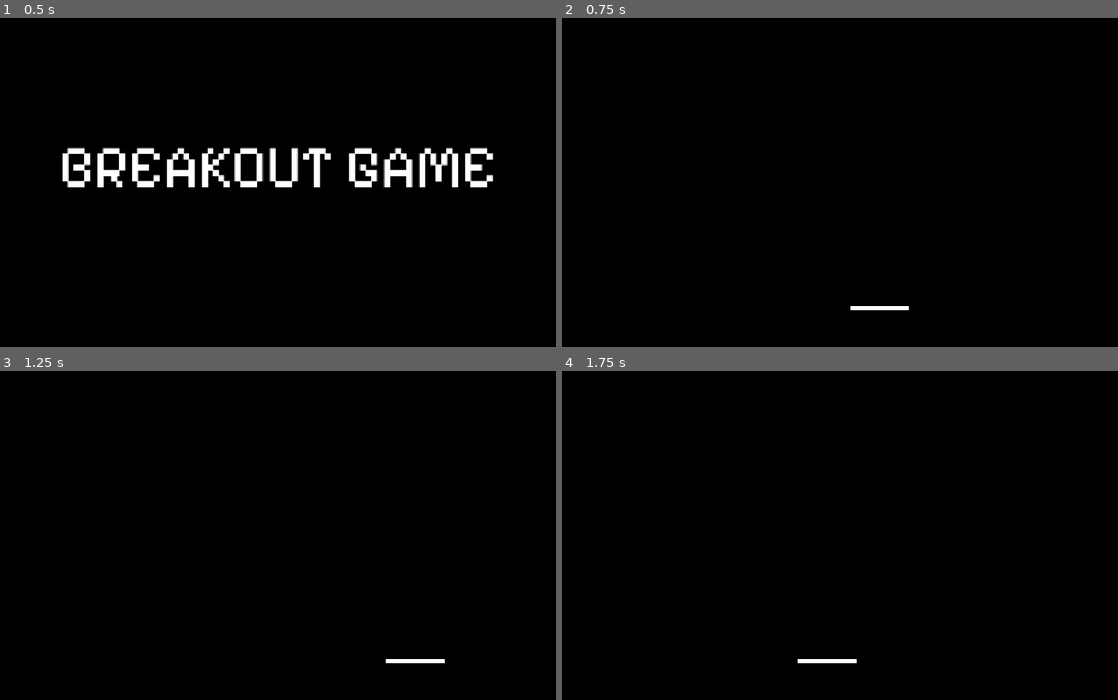
Above: before the commit, frames 1-4 (two rows, left to right).
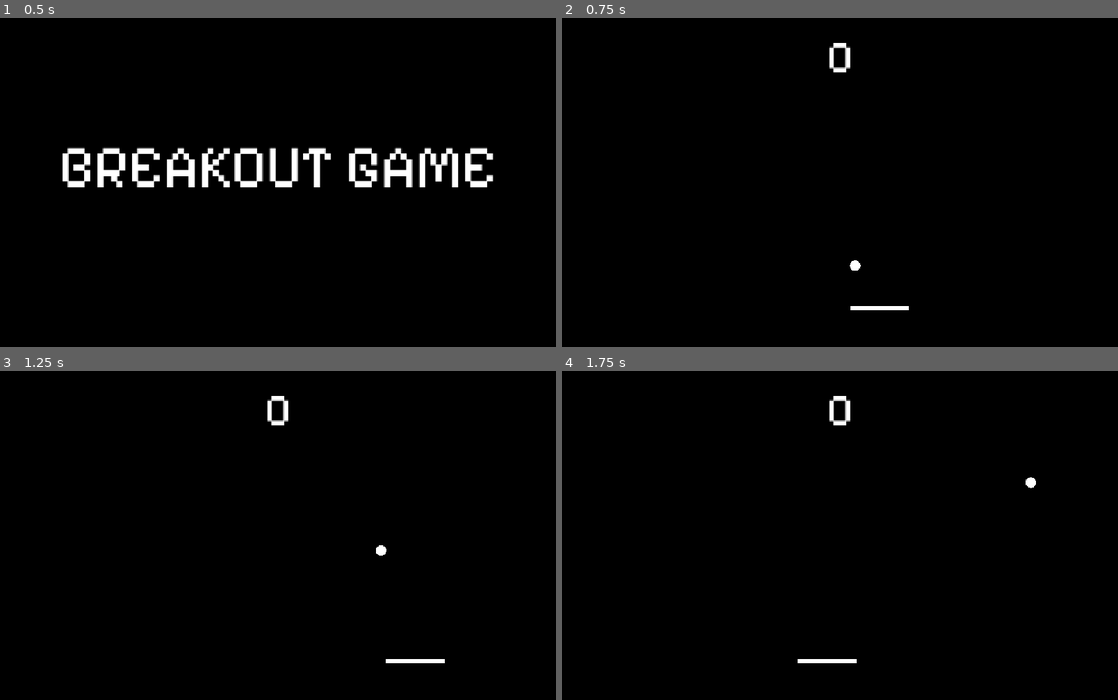
Above: after the commit, the same moments.

Repository: memothelemo/erupt
Game: Godot game, scene res://scenes/Master.tscn
The game is run twice, just before and just after one commit, with the same random seed, the same clock (stepped at 60 frames per second) and the same inputs.
Inputs:
- Up to frame 1 (0.5 s): no input
- Up to frame 2 (0.75 s): hold Right (move_right) from 0.53 s (still down); tap Space (start_game) at 0.6 s
- Up to frame 3 (1.25 s): keep holding Right (move_right)
- Up to frame 4 (1.75 s): release Right (move_right) at 1.28 s; hold A (move_left) from 1.28 s (still down); tap Space (start_game) at 1.35 s

Frame 1 is identical in both runs. In frame 2, 0.3% of the frame differs, in the area x 48-54%, y 7-77%; in frame 3, 0.3%; in frame 4, 0.3%, in the area x 48-86%, y 7-36%.

Commit message:
feat(breakout): interactive ball

Diff:
--- /dev/null
+++ b/assets/ui/hud/score.tres
@@ -0,0 +1,7 @@
+[gd_resource type="LabelSettings" format=3 uid="uid://cryv4x7cfl0jk"]
+
+[ext_resource type="FontFile" uid="uid://bmdrcdu5t7rw0" path="res://assets/fonts/PixelifySans.ttf" id="1_f36n0"]
+
+[resource]
+font = ExtResource("1_f36n0")
+font_size = 81
--- a/scenes/breakout/Breakout.tscn
+++ b/scenes/breakout/Breakout.tscn
@@ -2,11 +2,18 @@
 
 [ext_resource type="Script" uid="uid://bbk6p3h4qlrpp" path="res://scenes/breakout/SceneBreakout.gd" id="1_mjnfu"]
 [ext_resource type="PackedScene" uid="uid://cxrs7v41x5lap" path="res://src/entities/paddle/Paddle.tscn" id="1_o6xyp"]
+[ext_resource type="PackedScene" uid="uid://bjsv447sec7i5" path="res://src/entities/screen_boundaries/ScreenBoundaries.tscn" id="2_x4q2m"]
 [ext_resource type="Script" uid="uid://bg6ufkjoaohlh" path="res://src/entities/paddle/Paddle.gd" id="3_baxow"]
 [ext_resource type="AudioStream" uid="uid://b3chuyfrgcmwh" path="res://assets/sfx/begin.ogg" id="4_ad7re"]
+[ext_resource type="LabelSettings" uid="uid://cryv4x7cfl0jk" path="res://assets/ui/hud/score.tres" id="5_d7qte"]
+[ext_resource type="Script" uid="uid://cxucoxvv6xd07" path="res://scenes/breakout/ui/ScoreLabel.gd" id="6_4frm5"]
+[ext_resource type="PackedScene" uid="uid://j70o88gwt55c" path="res://src/entities/ball/Ball.tscn" id="7_4tb2v"]
+[ext_resource type="Script" uid="uid://bt2ma630ijyw3" path="res://src/entities/ball/Ball.gd" id="8_t8san"]
 
 [node name="Breakout" type="Node2D" unique_id=1488633031]
 script = ExtResource("1_mjnfu")
+
+[node name="ScreenBoundaries" parent="." unique_id=46620688 instance=ExtResource("2_x4q2m")]
 
 [node name="BackgroundLayer" type="CanvasLayer" parent="." unique_id=1810180855]
 layer = -1
@@ -26,3 +33,21 @@
 
 [node name="Begin" type="AudioStreamPlayer2D" parent="." unique_id=524100258]
 stream = ExtResource("4_ad7re")
+
+[node name="HUD" type="CanvasLayer" parent="." unique_id=211335036]
+
+[node name="CenterContainer" type="CenterContainer" parent="HUD" unique_id=942866726]
+offset_top = 17.0
+offset_right = 1000.0
+offset_bottom = 140.0
+
+[node name="ScoreLabel" type="Label" parent="HUD/CenterContainer" unique_id=1534850183]
+layout_mode = 2
+text = "1000"
+label_settings = ExtResource("5_d7qte")
+script = ExtResource("6_4frm5")
+
+[node name="Ball" parent="." unique_id=293522078 instance=ExtResource("7_4tb2v")]
+position = Vector2(501, 474)
+freeze = true
+script = ExtResource("8_t8san")
--- a/scenes/breakout/SceneBreakout.gd
+++ b/scenes/breakout/SceneBreakout.gd
@@ -1,8 +1,14 @@
 class_name SceneBreakout
 extends StatefulScene
 
+@onready var ball: Ball = $Ball
+@onready var begin_sfx: AudioStreamPlayer2D = $Begin
 @onready var paddle: Paddle = $Paddle
-@onready var begin_sfx: AudioStreamPlayer2D = $Begin
+@onready var score: int = 0
+
+## Calls every time when a player gains points to their score.
+@warning_ignore("unused_signal")
+signal score_changed(new_score: int)
 
 func _on_state_entered() -> void:
 	begin_sfx.play()
@@ -19,6 +25,11 @@
 		screen_width - half_width
 	)
 
+func _start_moving_ball() -> void:
+	if not self.ball.is_moving(): self.ball.start()
+
 func _physics_process(delta: float) -> void:
 	var direction = Input.get_axis("move_left", "move_right")
-	if direction != 0: self._move_paddle(direction * self.paddle.speed * delta)
+	if direction != 0:
+		self._start_moving_ball()
+		self._move_paddle(direction * self.paddle.speed * delta)
--- /dev/null
+++ b/scenes/breakout/ui/ScoreLabel.gd
@@ -0,0 +1,10 @@
+extends Label
+
+@onready var scene: SceneBreakout = $"../../../"
+
+func _ready() -> void:
+	scene.score_changed.connect(_update_score_text.bind(self))
+	_update_score_text(scene.score)
+
+func _update_score_text(new_score: int):
+	self.text = str(new_score)
--- /dev/null
+++ b/src/entities/ball/Ball.gd
@@ -0,0 +1,78 @@
+class_name Ball
+extends RigidBody2D
+
+## Minimum initial angle to shoot, it must not go beyond 90 degrees (π/2).
+@export var min_initial_angle = 35
+
+## Current ball shooting angle in radians
+@export var angle = deg_to_rad(self.min_initial_angle)
+
+## Ball movement speed in pixels per second.
+@export var speed = 400.0
+
+var rng = RandomNumberGenerator.new()
+
+## Initial position for the ball
+var initial_position = self.position
+
+## Whether the ball has been launched.
+var _moving = false
+
+## Launch state applied when the physics body wakes from being frozen.
+var _launch_pending = false
+var _launch_transform: Transform2D
+
+func _ready() -> void:
+	assert(
+		self.min_initial_angle > 0 and self.min_initial_angle <= 90,
+		"minimum initial shoot angle must be greater than 0 and at most 90 degrees (π/2)"
+	)
+
+	# Disable the ball gravity
+	self.gravity_scale = 0.0
+
+	# Keep the ball from slowing down due to the project's default damping.
+	self.linear_damp_mode = RigidBody2D.DAMP_MODE_REPLACE
+	self.linear_damp = 0.0
+
+func is_moving() -> bool: return self._moving
+
+## Start the ball to continously move on a randomized shoot angle.
+func start() -> void:
+	self.angle = self._get_random_shoot_angle()
+	self._launch_transform = self.global_transform
+	self._launch_pending = true
+	self._moving = true
+	self.freeze = false
+	self.sleeping = false
+
+	# Negative Y shoots upward; the angle can point left or right.
+	self.linear_velocity = Vector2(cos(self.angle), -sin(self.angle)) * self.speed
+	print("Ball: set initial velocity (angle = %f, velocity=%s)" % [rad_to_deg(self.angle), self.linear_velocity])
+
+func _integrate_forces(state: PhysicsDirectBodyState2D) -> void:
+	if not self._moving: return
+
+	var direction = Vector2(cos(self.angle), -sin(self.angle))
+
+	# The first callback can contain contacts left over from the frozen body.
+	# Apply the launch position and velocity before processing fresh contacts.
+	if self._launch_pending:
+		state.transform = self._launch_transform
+		state.linear_velocity = direction * self.speed
+		self._launch_pending = false
+		return
+
+	for contact in range(state.get_contact_count()):
+		var normal = state.get_contact_local_normal(contact).rotated(state.transform.get_rotation())
+
+		# Only reflect when travelling into the surface, not away from it.
+		if direction.dot(normal) < 0: direction = direction.bounce(normal)
+
+	# Preserve our upward-positive angle convention after the reflection.
+	self.angle = atan2(-direction.y, direction.x)
+	state.linear_velocity = direction * self.speed
+
+func _get_random_shoot_angle() -> float:
+	var minimum = deg_to_rad(self.min_initial_angle)
+	return self.rng.randf_range(minimum, PI - minimum)
--- /dev/null
+++ b/src/entities/ball/Ball.tscn
@@ -0,0 +1,31 @@
+[gd_scene format=3 uid="uid://j70o88gwt55c"]
+
+[sub_resource type="PhysicsMaterial" id="PhysicsMaterial_ball"]
+friction = 0.0
+bounce = 0.0
+
+[sub_resource type="Gradient" id="Gradient_fh5bh"]
+offsets = PackedFloat32Array(0, 0.70913464, 0.7139423, 1)
+colors = PackedColorArray(1, 1, 1, 1, 1, 1, 1, 1, 1, 1, 1, 0, 1, 1, 1, 0)
+
+[sub_resource type="GradientTexture2D" id="GradientTexture2D_fh5bh"]
+gradient = SubResource("Gradient_fh5bh")
+fill = 1
+fill_from = Vector2(0.5, 0.5)
+
+[sub_resource type="CircleShape2D" id="CircleShape2D_57vk6"]
+
+[node name="Ball" type="RigidBody2D" unique_id=293522078]
+physics_material_override = SubResource("PhysicsMaterial_ball")
+gravity_scale = 0.0
+lock_rotation = true
+custom_integrator = true
+max_contacts_reported = 8
+continuous_cd = 2
+
+[node name="Sprite2D" type="Sprite2D" parent="." unique_id=1131907543]
+scale = Vector2(0.29882813, 0.29882813)
+texture = SubResource("GradientTexture2D_fh5bh")
+
+[node name="CollisionShape2D" type="CollisionShape2D" parent="." unique_id=1665709042]
+shape = SubResource("CircleShape2D_57vk6")
--- /dev/null
+++ b/src/entities/screen_boundaries/ScreenBoundaries.gd
@@ -0,0 +1,10 @@
+extends StaticBody2D
+
+func _ready() -> void:
+	self.get_viewport().size_changed.connect(self._update_boundaries)
+	self._update_boundaries()
+
+func _update_boundaries() -> void:
+	var screen_size = self.get_viewport_rect().size
+	$Right.position.x = screen_size.x
+	$Bottom.position.y = screen_size.y
--- /dev/null
+++ b/src/entities/screen_boundaries/ScreenBoundaries.tscn
@@ -0,0 +1,31 @@
+[gd_scene format=3 uid="uid://bjsv447sec7i5"]
+
+[ext_resource type="Script" uid="uid://248g7cgjhxcw" path="res://src/entities/screen_boundaries/ScreenBoundaries.gd" id="1_x5nfc"]
+
+[sub_resource type="WorldBoundaryShape2D" id="WorldBoundary_left"]
+normal = Vector2(1, 0)
+
+[sub_resource type="WorldBoundaryShape2D" id="WorldBoundary_right"]
+normal = Vector2(-1, 0)
+
+[sub_resource type="WorldBoundaryShape2D" id="WorldBoundary_top"]
+normal = Vector2(0, 1)
+
+[sub_resource type="WorldBoundaryShape2D" id="WorldBoundary_bottom"]
+
+[node name="ScreenBoundaries" type="StaticBody2D" unique_id=46620688]
+script = ExtResource("1_x5nfc")
+
+[node name="Left" type="CollisionShape2D" parent="." unique_id=1322427247]
+shape = SubResource("WorldBoundary_left")
+
+[node name="Right" type="CollisionShape2D" parent="." unique_id=545461290]
+position = Vector2(1000, 0)
+shape = SubResource("WorldBoundary_right")
+
+[node name="Top" type="CollisionShape2D" parent="." unique_id=2104711835]
+shape = SubResource("WorldBoundary_top")
+
+[node name="Bottom" type="CollisionShape2D" parent="." unique_id=936988019]
+position = Vector2(0, 600)
+shape = SubResource("WorldBoundary_bottom")
Not shown, added: scenes/breakout/ui/ScoreLabel.gd.uid
Not shown, added: src/entities/ball/Ball.gd.uid
Not shown, added: src/entities/screen_boundaries/ScreenBoundaries.gd.uid
